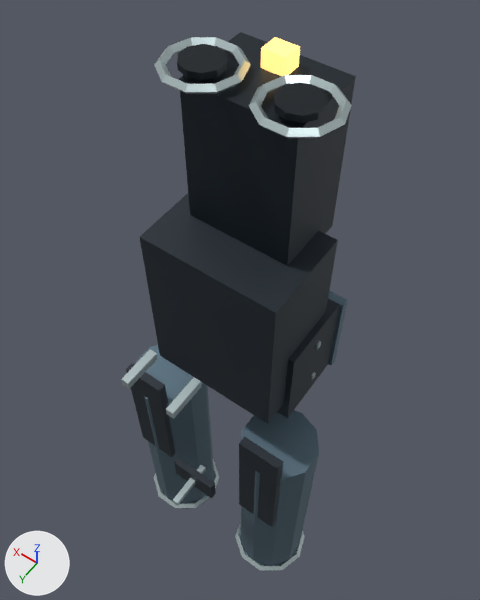
Before and after pictures for a commit that changed the Blender file tools/godot-weapons/blender-art/masters/world-3.blend.
Both versions are drawn from a 50 mm camera at (-0.36, 0.482, 0.719) aimed at (0.05, -0.092, -0.183). Arrows for +X, +Y and +Z are at lower left; the lights stay in place. The picture after the commit comes second.

The first picture shows 'barrel-assembly-light', 'barrel-assembly-trim', 'body-cavity', 'body-dark', 'body-glow', 'body-rubber', 'body-trim', 'feed-dark' and 2 more.
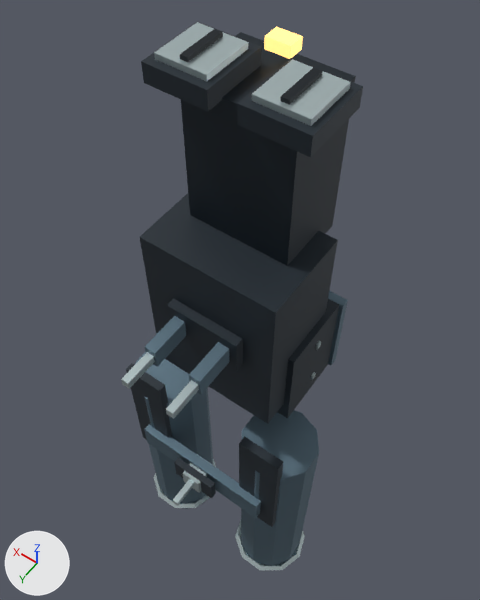
Where the newer file only moved an object's origin or applied its transform, the numbers keep the older frame.

Diff of the bpy script that builds the scene:
```diff
--- a/tools/godot-weapons/blender-art/masters/world-3.blend.py
+++ b/tools/godot-weapons/blender-art/masters/world-3.blend.py
@@ me_cube_180 @@
 # used by ob_body_dark; parent = ob_body; location = (0.0, -0.018, -0.08)
-me_cube_180.from_pydata(...)  # 32 vertices, 24 faces; spans x -0.157..0.157, y -0.075..0.146, z -0.44..0.145
+me_cube_180.from_pydata(...)  # 56 vertices, 42 faces; spans x -0.157..0.157, y -0.075..0.146, z -0.44..0.384
+# me_cube_180 part 1: a new loose piece, a box spanning x -0.061..0.061, y 0.074..0.09, z -0.017..0.047, in mat_dark (dark blue #202b34)
+# me_cube_180 part 2: a new loose piece, a box spanning x -0.11..-0.019, y -0.073..0.029, z 0.356..0.384, in mat_dark (dark blue #202b34)
+# me_cube_180 part 3: a new loose piece, a box spanning x 0.019..0.11, y -0.073..0.029, z 0.356..0.384, in mat_dark (dark blue #202b34)
 me_cube_180.materials.append(mat_dark)
@@ me_cylinder_042 @@
 # used by ob_body_trim; parent = ob_body; location = (0.0, -0.08, 0.025); rotation_euler = (1.571, 0.0, 1.571), in degrees (90, 0, 90)
-me_cylinder_042.from_pydata(...)  # 144 vertices, 124 faces; spans x -0.119..0.272, y -0.491..0.271, z -0.12..0.119
+me_cylinder_042.from_pydata(...)  # 88 vertices, 62 faces; spans x -0.119..0.272, y -0.506..0.287, z -0.101..0.101
+# me_cylinder_042 part 4: a new loose piece, a box spanning x 0.169..0.214, y -0.506..-0.465, z -0.018..0.019, in mat_trim (light grey #c5d6d8)
+# me_cylinder_042 part 5: a new loose piece, a box spanning x 0.0015..0.0785, y 0.2775..0.2865, z -0.101..-0.029, in mat_trim (light grey #c5d6d8)
+# me_cylinder_042 part 6: a new loose piece, a box spanning x 0.0015..0.0785, y 0.2775..0.2865, z 0.029..0.101, in mat_trim (light grey #c5d6d8)
+# me_cylinder_042 part 7: the loose piece of 40 vertices spanning x -0.012..0.092, y 0.258..0.271, z -0.12..-0.011 is deleted
+# me_cylinder_042 part 8: the loose piece of 40 vertices spanning x -0.012..0.092, y 0.258..0.271, z 0.01..0.119 is deleted
 me_cylinder_042.materials.append(mat_trim)
@@ me_cube_184 @@
 # used by ob_body_glow; parent = ob_body; location = (0.107, -0.016, -0.06)
-me_cube_184.from_pydata(...)  # 16 vertices, 12 faces; spans x -0.124..0.006, y -0.098..0.009, z -0.05..0.365
+me_cube_184.from_pydata(...)  # 16 vertices, 12 faces; spans x -0.124..0.006, y -0.101..0.009, z -0.05..0.376
+# me_cube_184 part 9: the loose piece of 8 vertices spanning x -0.124..-0.09, y -0.098..-0.07, z 0.335..0.365 is scaled about its middle by (1.03, 0.857, 0.533), then moved by (0.0, -0.005, 0.018)
 me_cube_184.materials.append(mat_glow)
@@ me_cylinder_044 @@
 # used by ob_body_cavity; parent = ob_body; location = (-0.065, -0.04, 0.294)
-me_cylinder_044.from_pydata(...)  # 56 vertices, 36 faces; spans x -0.028..0.158, y -0.029..0.08, z -0.444..0.004
+me_cylinder_044.from_pydata(...)  # 32 vertices, 24 faces; spans x -0.022..0.135, y -0.032..0.08, z -0.444..0.023
+# me_cylinder_044 part 10: a new loose piece, a box spanning x -0.0055..0.0055, y -0.0315..0.0315, z 0.017..0.023, in mat_cavity (black #09151d)
+# me_cylinder_044 part 11: a new loose piece, a box spanning x 0.1245..0.1355, y -0.0315..0.0315, z 0.017..0.023, in mat_cavity (black #09151d)
+# me_cylinder_044 part 12: the loose piece of 20 vertices spanning x -0.028..0.028, y -0.029..0.029, z -0.004..0.004 is deleted
+# me_cylinder_044 part 13: the loose piece of 20 vertices spanning x 0.102..0.158, y -0.029..0.029, z -0.004..0.004 is deleted
 me_cylinder_044.materials.append(mat_cavity)
@@ ob_body_light @@
+ob_body_light = bpy.data.objects.new('body-light', me_cube_256)  # a box spanning x -0.01..0.01, y -0.044..0.044, z -0.017..0.017; a box spanning x 0.069..0.088, y -0.044..0.044, z -0.017..0.017; a box spanning x -0.091..0.169, y -0.002..0.016, z -0.422..-0.368; in mat_light (blue #617886)
+ob_body_light.parent = ob_body
+ob_body_light.location = (-0.039, 0.0945, -0.065)
```

What differs and where, as boxes [x1, y1, x2, y2] in the pictures (480 x 600 px):
'body-dark', reshaped (12% wider, 51% taller): before [126, 193, 338, 527]; after [126, 22, 363, 527]
'body-trim', reshaped: before [121, 37, 352, 505]; after [121, 22, 351, 505]
'body-light', added (blue): after [144, 316, 261, 518]
'body-cavity', reshaped: before [177, 44, 328, 123]; after [180, 29, 322, 105]
'body-glow', reshaped: before [261, 37, 300, 76]; after [264, 27, 303, 59]
part 1 of me_cube_180, added: after [167, 298, 243, 372]
part 2 of me_cube_180, added (dark blue): after [237, 58, 363, 158]
part 3 of me_cube_180, added (dark blue): after [141, 22, 261, 111]
part 4 of me_cylinder_042, added: after [183, 454, 211, 493]
part 5 of me_cylinder_042, added: after [252, 59, 351, 126]
part 6 of me_cylinder_042, added: after [154, 22, 249, 81]
part 7 of me_cylinder_042, deleted: before [249, 75, 352, 138]
part 8 of me_cylinder_042, deleted: before [154, 37, 251, 94]
part 10 of me_cylinder_044, added (black): after [280, 67, 322, 105]
part 11 of me_cylinder_044, added (black): after [180, 29, 223, 62]
part 12 of me_cylinder_044, deleted (black): before [274, 83, 328, 123]
part 13 of me_cylinder_044, deleted (black): before [177, 44, 227, 80]
